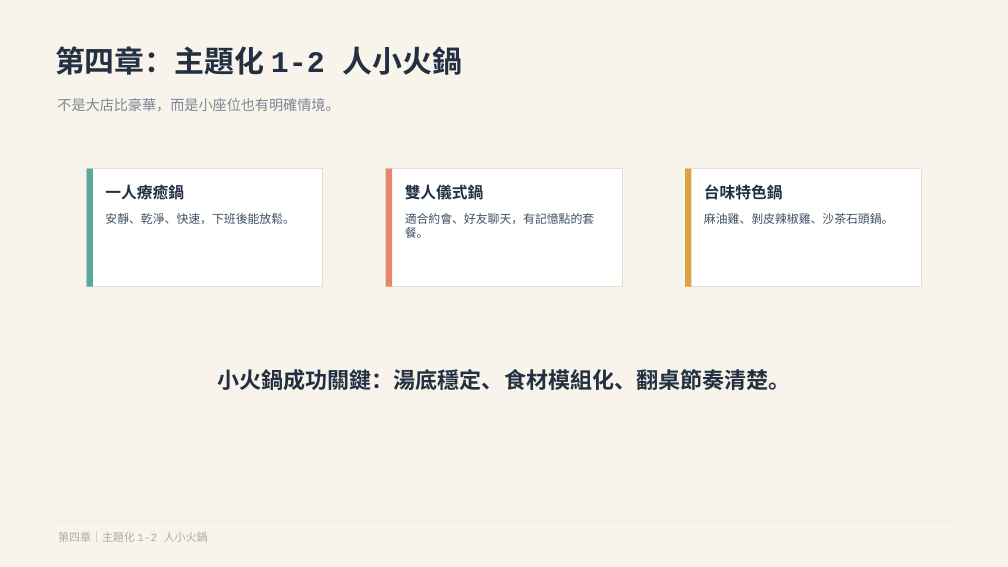
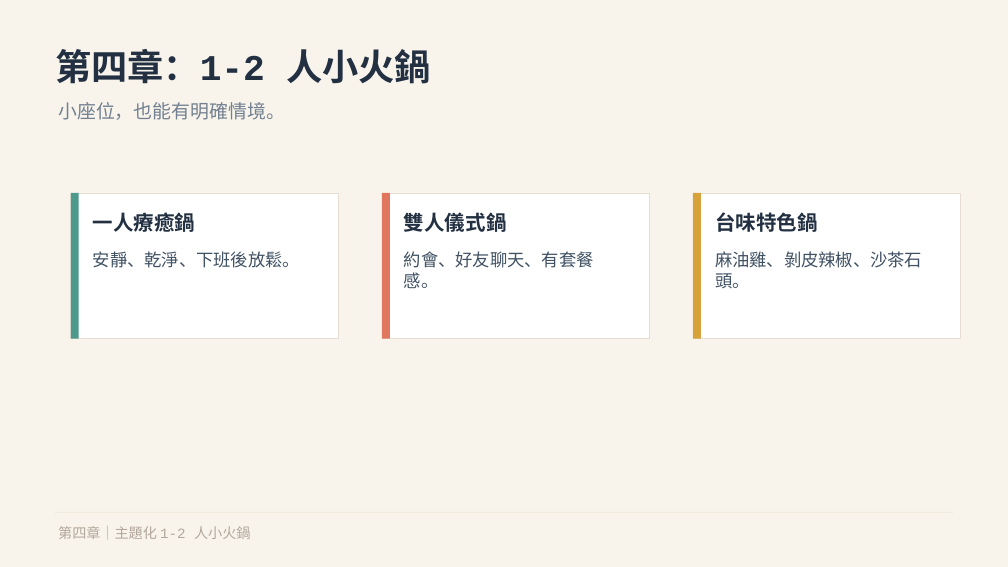
Before and after one commit to davidivy/20260601-new, a slide deck: slide 9 of 微型餐飲創業教學簡報_葉佳山.pptx. Drawn at 1008x567 pixels with LibreOffice and Linux fonts; fonts in the diff are those of the drawing. Boxes give left, top, right and bottom in pixels: in the first picture for what was removed or moved away, otherwise in the second. Text is boxed around its words. In the diff, an @@ line names an element or a change of style, - is before the commit and + after.

```diff
--- a/微型餐飲創業教學簡報_葉佳山.pptx
+++ b/微型餐飲創業教學簡報_葉佳山.pptx
@@ text at (55,49,432,84): text changed; size 28.5 to 34.5 pt @@
-第四章：主題化 1-2 人小火鍋
+第四章：1-2 人小火鍋
@@ text at (58,102,285,120): text changed; size 13.5 to 18 pt; text colour #7B8794 to #728090 @@
-不是大店比豪華，而是小座位也有明確情境。
+小座位，也能有明確情境。
@@ rectangle: place and size @@
-rectangle at (87,169,323,287)
+rectangle at (71,193,339,339)
@@ rectangle: place and size @@
-rectangle at (87,169,93,287)
+rectangle at (71,193,79,339)
@@ rectangle at (71,193,79,339): fill #5BA99A to #4D9A8C @@
@@ rectangle: place and size @@
-rectangle at (386,169,622,287)
+rectangle at (382,193,650,339)
@@ rectangle: place and size @@
-rectangle at (386,169,392,287)
+rectangle at (382,193,389,339)
@@ rectangle at (382,193,389,339): fill #E8866C to #E1765E @@
@@ rectangle: place and size @@
-rectangle at (685,169,921,287)
+rectangle at (693,193,961,339)
@@ rectangle: place and size @@
-rectangle at (685,169,691,287)
+rectangle at (693,193,701,339)
@@ rectangle at (693,193,701,339): fill #D9A441 to #D8A23B @@
@@ text "一人療癒鍋": place and size @@
-text "一人療癒鍋" at (105,184,184,200)
+text "一人療癒鍋" at (93,212,196,232)
@@ text "雙人儀式鍋": place and size @@
-text "雙人儀式鍋" at (405,184,484,200)
+text "雙人儀式鍋" at (404,212,507,232)
@@ size 15 to 19.5 pt in 3 elements at (93,212,196,232), (404,212,507,232), (715,212,818,232) @@
@@ text "台味特色鍋": place and size @@
-text "台味特色鍋" at (704,184,783,200)
+text "台味特色鍋" at (715,212,818,232)
@@ text at (93,251,300,268): text changed; size 11.2 to 16.5 pt @@
-安靜、乾淨、快速，下班後能放鬆。
+安靜、乾淨、下班後放鬆。
@@ text at (404,251,594,288): text changed; size 11.2 to 16.5 pt @@
-適合約會、好友聊天，有記憶點的套餐。
+約會、好友聊天、有套餐感。
@@ text at (715,251,922,288): text changed; size 11.2 to 16.5 pt @@
-麻油雞、剝皮辣椒雞、沙茶石頭鍋。
+麻油雞、剝皮辣椒、沙茶石頭。
@@ text removed at (217,369,790,390) @@
-小火鍋成功關鍵：湯底穩定、食材模組化、翻桌節奏清楚。
@@ text "第四章｜主題化 1-2 人小火鍋" at (58,526,250,539): size 10.5 to 13.5 pt, text colour #B5A99A to #B3A79B @@
```
Also in this commit, not shown: 13 other slides changed, 1 slide added, 2 slides removed, 1 other file.
